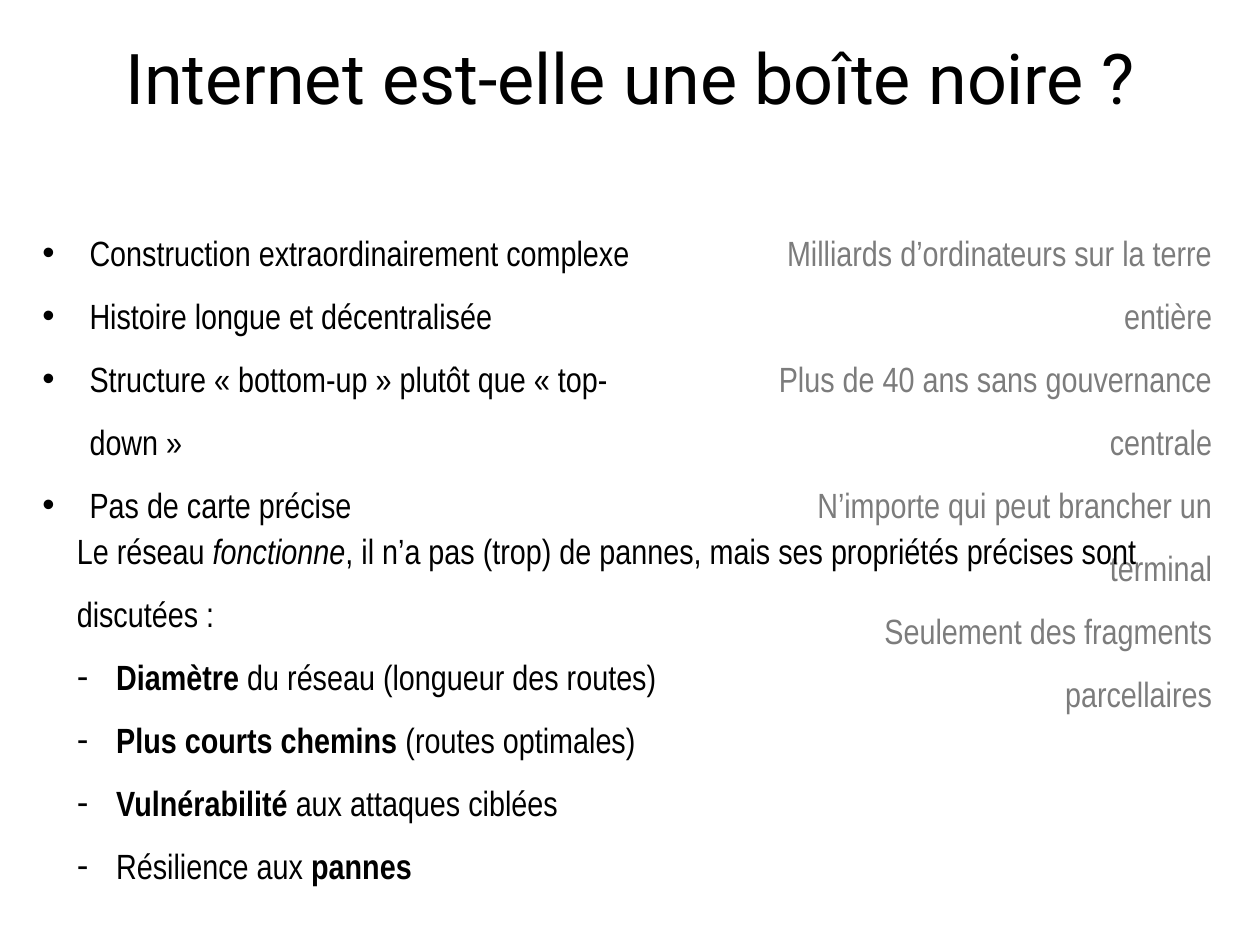
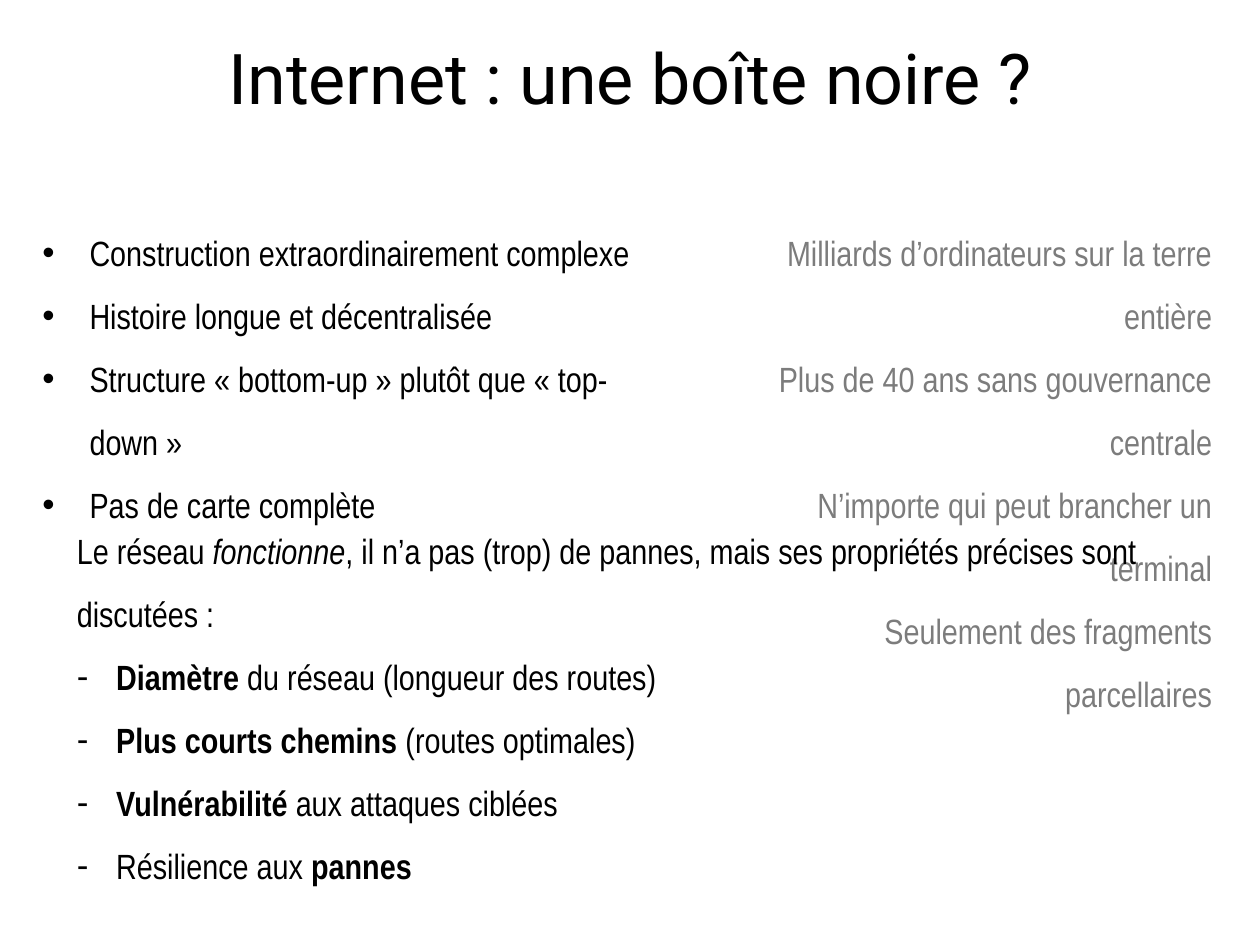
Before and after one commit to elierotenberg/my-thesis, a slide deck: slide 8 of slides.pptx (slide 6 before the commit). Drawn at 1260x945 pixels with LibreOffice and Linux fonts; fonts in the diff are those of the drawing. Boxes give left, top, right and bottom in pixels: in the first picture for what was removed or moved away, otherwise in the second. Text is boxed around its words. In the diff, an @@ line names an element or a change of style, - is before the commit and + after.

```diff
--- a/slides.pptx
+++ b/slides.pptx
@@ title at box(229, 51, 981, 105): text changed @@
-Internet est-elle une boîte noire ?
+Internet : une boîte noire ?
@@ text at box(90, 492, 376, 525): text changed @@
-• Pas de carte précise
+• Pas de carte complète
```
Also in this commit, not shown: 2 other slides changed, 12 slides added, 7 other files.
